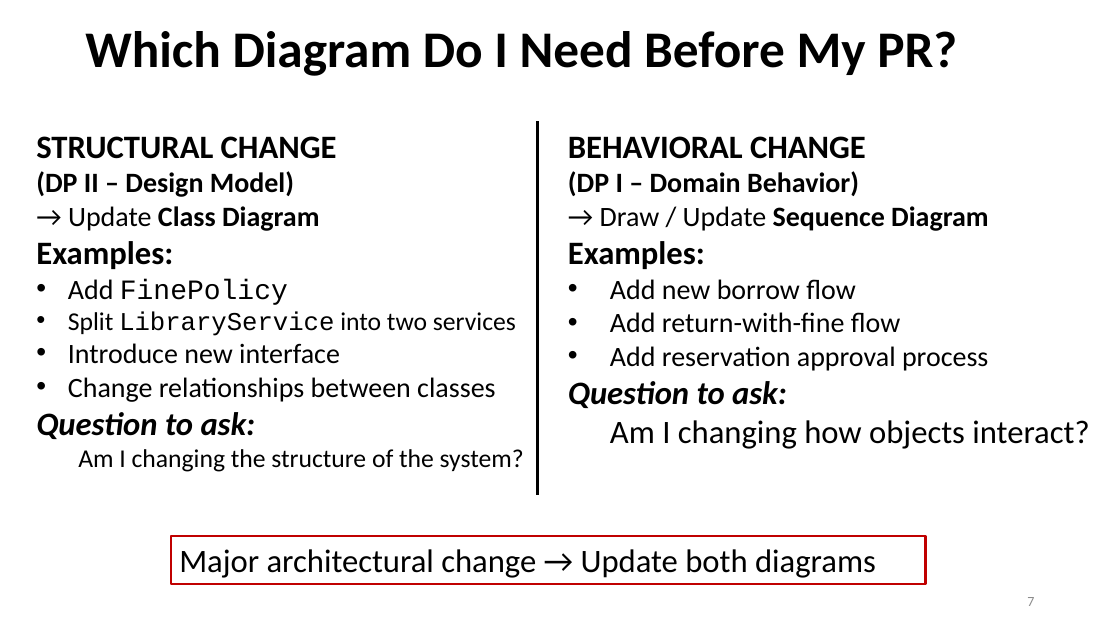
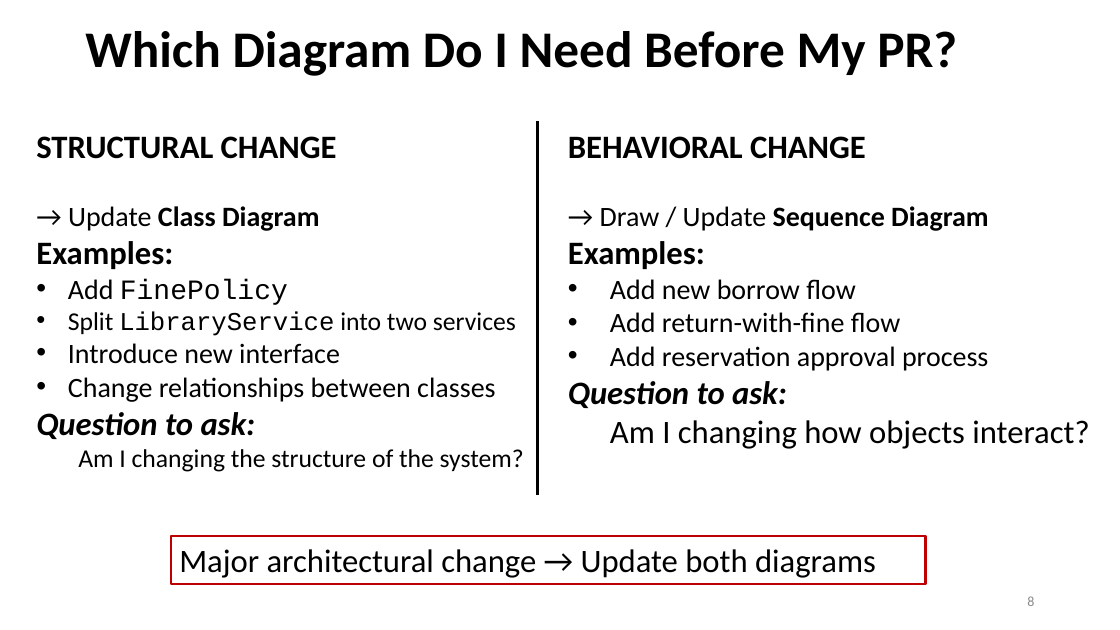
Before and after one commit to johnxu21/johnxu21.github.io, a slide deck: slide 8 of teaching/CS472/Timetable/OOD-V2.pptx (slide 7 before the commit). Drawn at 1120x630 pixels with LibreOffice and Linux fonts; fonts in the diff are those of the drawing. Boxes give left, top, right and bottom in pixels: in the first picture for what was removed or moved away, otherwise in the second. Text is boxed around its words. In the diff, an @@ line names an element or a change of style, - is before the commit and + after.

```diff
--- a/teaching/CS472/Timetable/OOD-V2.pptx
+++ b/teaching/CS472/Timetable/OOD-V2.pptx
@@ text at (x1=36, y1=171, x2=294, y2=197): paragraph removed @@
-(DP II – Design Model)
@@ text at (x1=568, y1=171, x2=859, y2=196): paragraph removed @@
-(DP I – Domain Behavior)
@@ page number at (x1=1027, y1=596, x2=1034, y2=606): text changed @@
-7
+8
```
Also in this commit, not shown: 6 other slides changed, 1 slide added, 1 slide removed.
